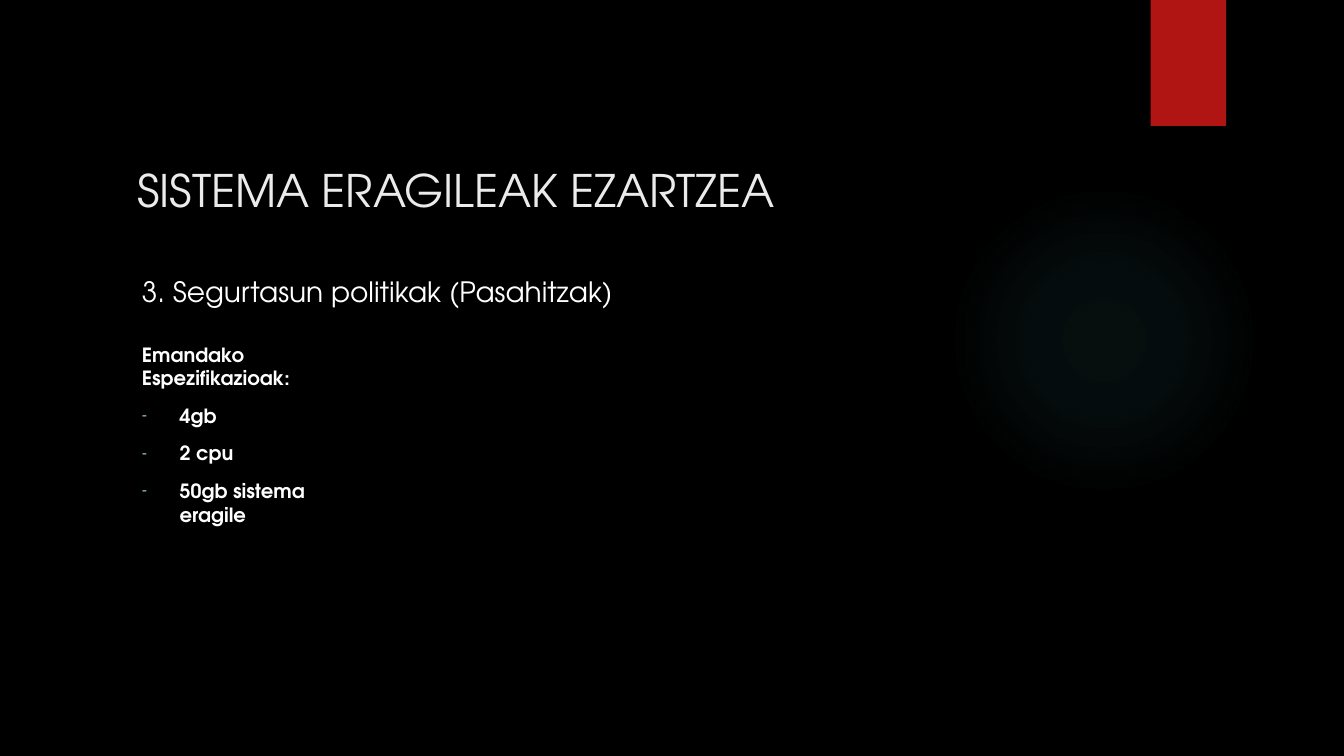
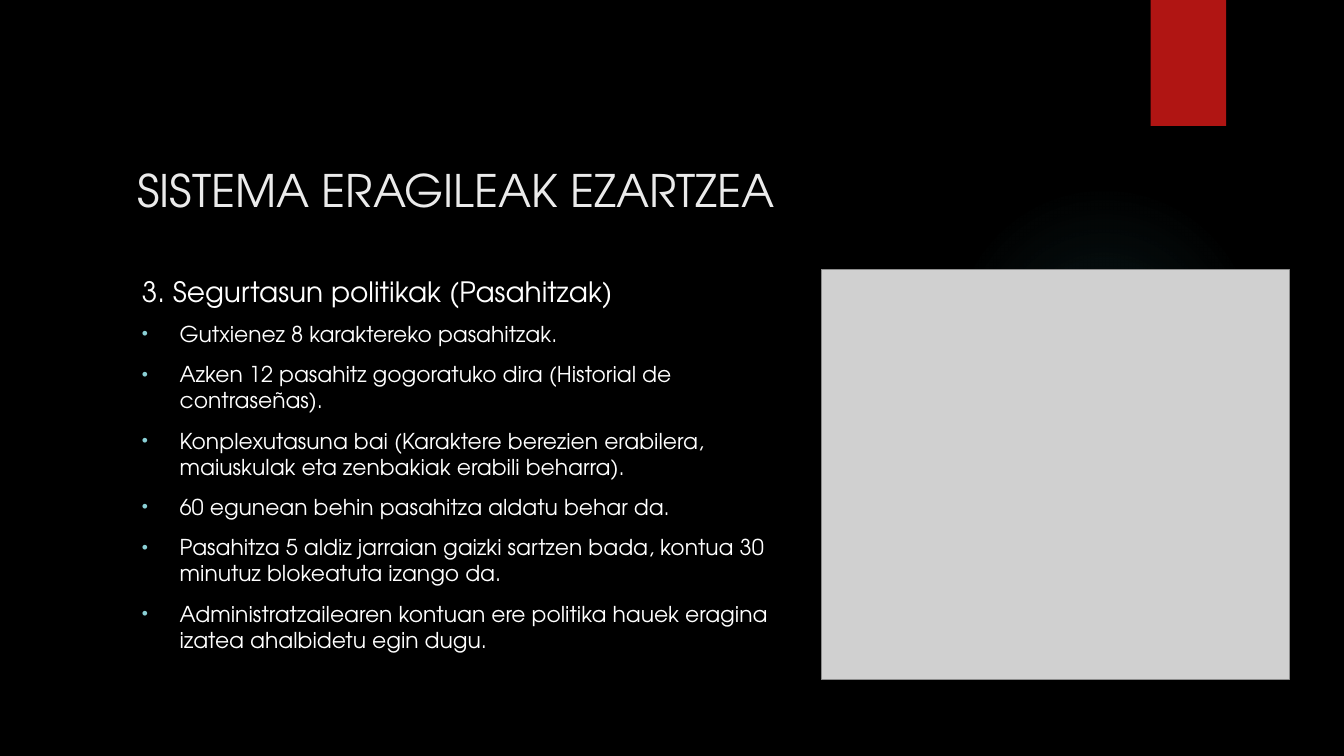
Before and after one commit to aldalurxabier-cmyk/1.-Erronka, a slide deck: slide 10 of Aurkezpena/1.Erronka Aurkezpena.pptx. Drawn at 1344x756 pixels with LibreOffice and Linux fonts; fonts in the diff are those of the drawing; grey boxes stand for pictures; background and template pictures are left out. Boxes give left, top, right and bottom in pixels: in the first picture for what was removed or moved away, otherwise in the second. Text is boxed around its words. In the diff, an @@ line names an element or a change of style, - is before the commit and + after.

```diff
--- a/Aurkezpena/1.Erronka Aurkezpena.pptx
+++ b/Aurkezpena/1.Erronka Aurkezpena.pptx
@@ picture added at (x1=822, y1=269, x2=1290, y2=680) @@
@@ text at (x1=180, y1=325, x2=767, y2=653): text changed; size 14 to 15.6 pt; bold off @@
-Emandako Espezifikazioak:
-– 4gb
-– 2 cpu
-– 50gb sistema eragile
+• Gutxienez 8 karaktereko pasahitzak.
+• Azken 12 pasahitz gogoratuko dira (Historial de contraseñas).
+• Konplexutasuna bai (Karaktere berezien erabilera, maiuskulak eta zenbakiak erabili beharra).
+• 60 egunean behin pasahitza aldatu behar da.
+• Pasahitza 5 aldiz jarraian gaizki sartzen bada, kontua 30 minutuz blokeatuta izango da.
+• Administratzailearen kontuan ere politika hauek eragina izatea ahalbidetu egin dugu.
```
Also in this commit, not shown: 3 other files.
